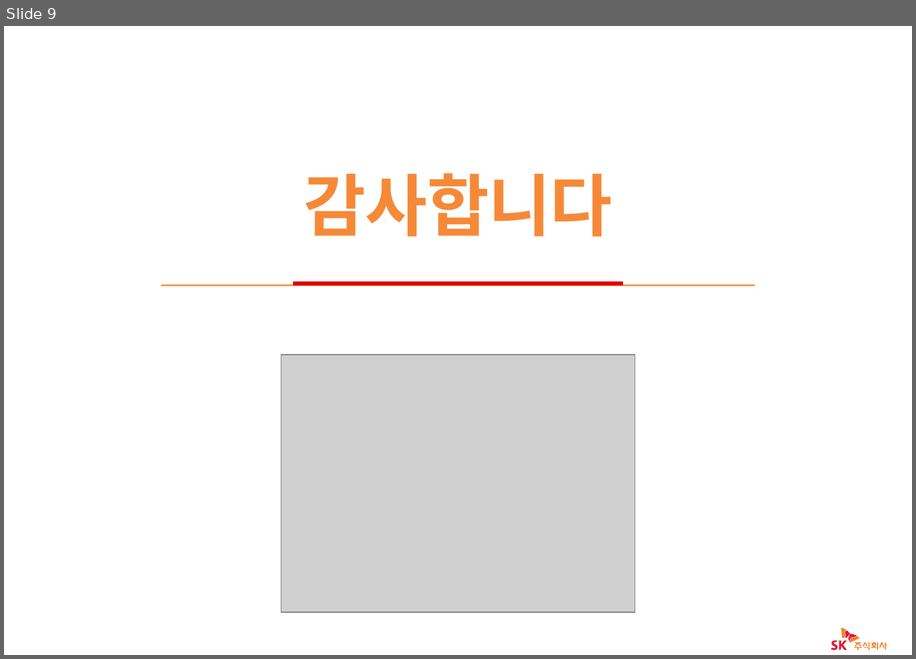
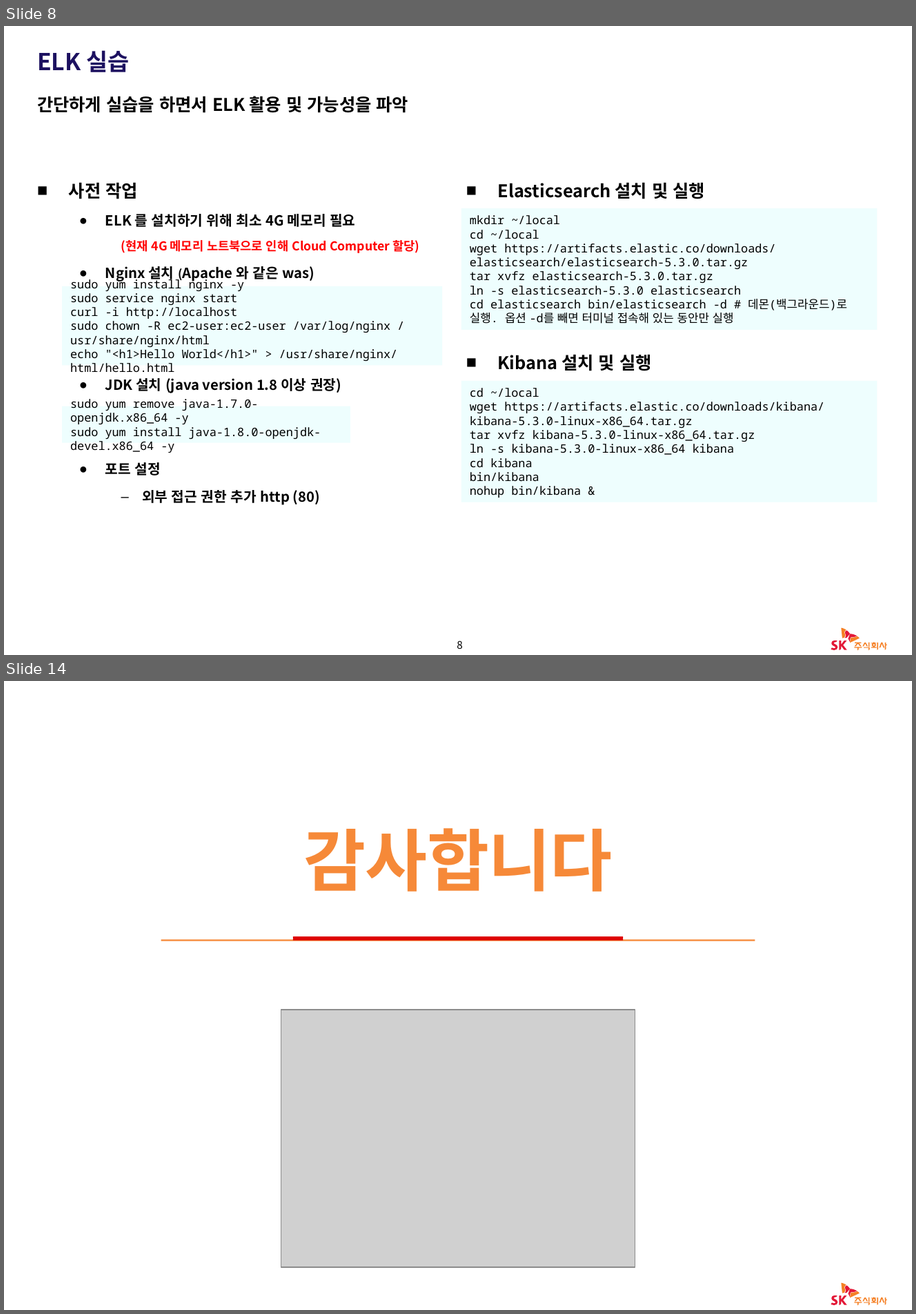
Before and after one commit to okayhan89/tetstet, a slide deck: G2에서.pptx. Shown one above the other, each under a label of ours: slide 9 before the commit, slides 8 and 14 after it; the slides between them are not shown. The pictures are 916x659 and 916x1314 pixels, drawn with LibreOffice and Linux fonts; fonts in the diff are those of the drawing; grey boxes stand for pictures; background and template pictures are left out. Boxes give left, top, right and bottom in pixels: in the first picture for what was removed or moved away, otherwise in the second. Text is boxed around its words. In the diff, an @@ line names an element or a change of style, - is before the commit and + after.

```diff
--- a/G2에서.pptx
+++ b/G2에서.pptx
@@ slide 8 added at (x1=4, y1=26, x2=912, y2=655), background picture (left out); not listed: 15 template elements that a slide beside it also shows @@
@@ title added at (x1=37, y1=50, x2=129, y2=72), 20 pt, text #1D1160, bold @@
+ELK 실습
@@ text added at (x1=37, y1=96, x2=409, y2=113), 15 pt, text #000000, bold @@
+간단하게 실습을 하면서 ELK 활용 및 가능성을 파악
@@ text added at (x1=69, y1=182, x2=419, y2=505), 12 pt, text #000000, bold @@
+■ 사전 작업
+  ● ELK 를 설치하기 위해 최소 4G 메모리 필요
+    (현재 4G 메모리 노트북으로 인해 Cloud Computer 할당)
+  ● Nginx 설치 (Apache 와 같은 was)
+  ● JDK 설치 (java version 1.8 이상 권장)
+  ● 포트 설정
+    – 외부 접근 권한 추가 http (80)
@@ text added at (x1=498, y1=182, x2=705, y2=199), 15 pt, text #000000, bold @@
+■ Elasticsearch 설치 및 실행
@@ rectangle added at (x1=461, y1=209, x2=878, y2=330), fill #EEFEFE, 10 pt, text #000000 @@
+mkdir ~/local
+cd ~/local
+wget https://artifacts.elastic.co/downloads/elasticsearch/elasticsearch-5.3.0.tar.gz
+tar xvfz elasticsearch-5.3.0.tar.gz
+ln -s elasticsearch-5.3.0 elasticsearch
+cd elasticsearch bin/elasticsearch -d # 데몬(백그라운드)로 실행. 옵션 -d를 빼면 터미널 접속해 있는 동안만 실행
@@ rectangle added at (x1=62, y1=286, x2=443, y2=365), fill #EEFEFE, 10 pt, text #000000 @@
+sudo yum install nginx -y
+sudo service nginx start
+curl -i http://localhost
+sudo chown -R ec2-user:ec2-user /var/log/nginx /usr/share/nginx/html
+echo "<h1>Hello World</h1>" > /usr/share/nginx/html/hello.html
@@ text added at (x1=497, y1=354, x2=652, y2=371), 15 pt, text #000000, bold @@
+■ Kibana 설치 및 실행
@@ rectangle added at (x1=461, y1=381, x2=878, y2=502), fill #EEFEFE, 10 pt, text #000000 @@
+cd ~/local
+wget https://artifacts.elastic.co/downloads/kibana/kibana-5.3.0-linux-x86_64.tar.gz
+tar xvfz kibana-5.3.0-linux-x86_64.tar.gz
+ln -s kibana-5.3.0-linux-x86_64 kibana
+cd kibana
+bin/kibana
+nohup bin/kibana &
@@ rectangle added at (x1=62, y1=405, x2=350, y2=443), fill #EEFEFE, 10 pt, text #000000 @@
+sudo yum remove java-1.7.0-openjdk.x86_64 -y
+sudo yum install java-1.8.0-openjdk-devel.x86_64 -y
@@ page number added at (x1=457, y1=640, x2=462, y2=648), 9 pt, text #000000 @@
+8
@@ what was slide 9 is now slide 14 @@
```
Also in this commit, not shown: 2 slides changed, 6 other slides added, 2 slides removed.
